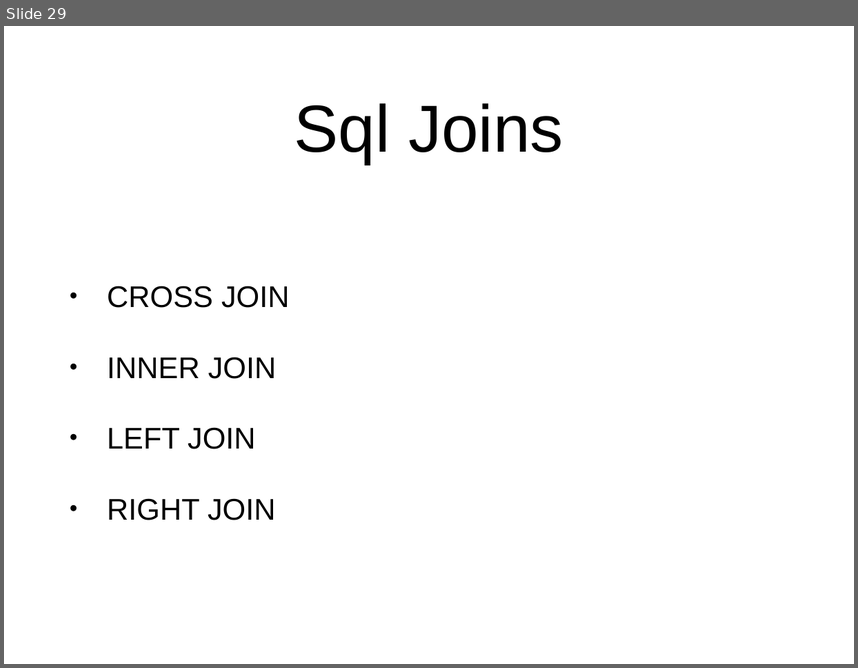
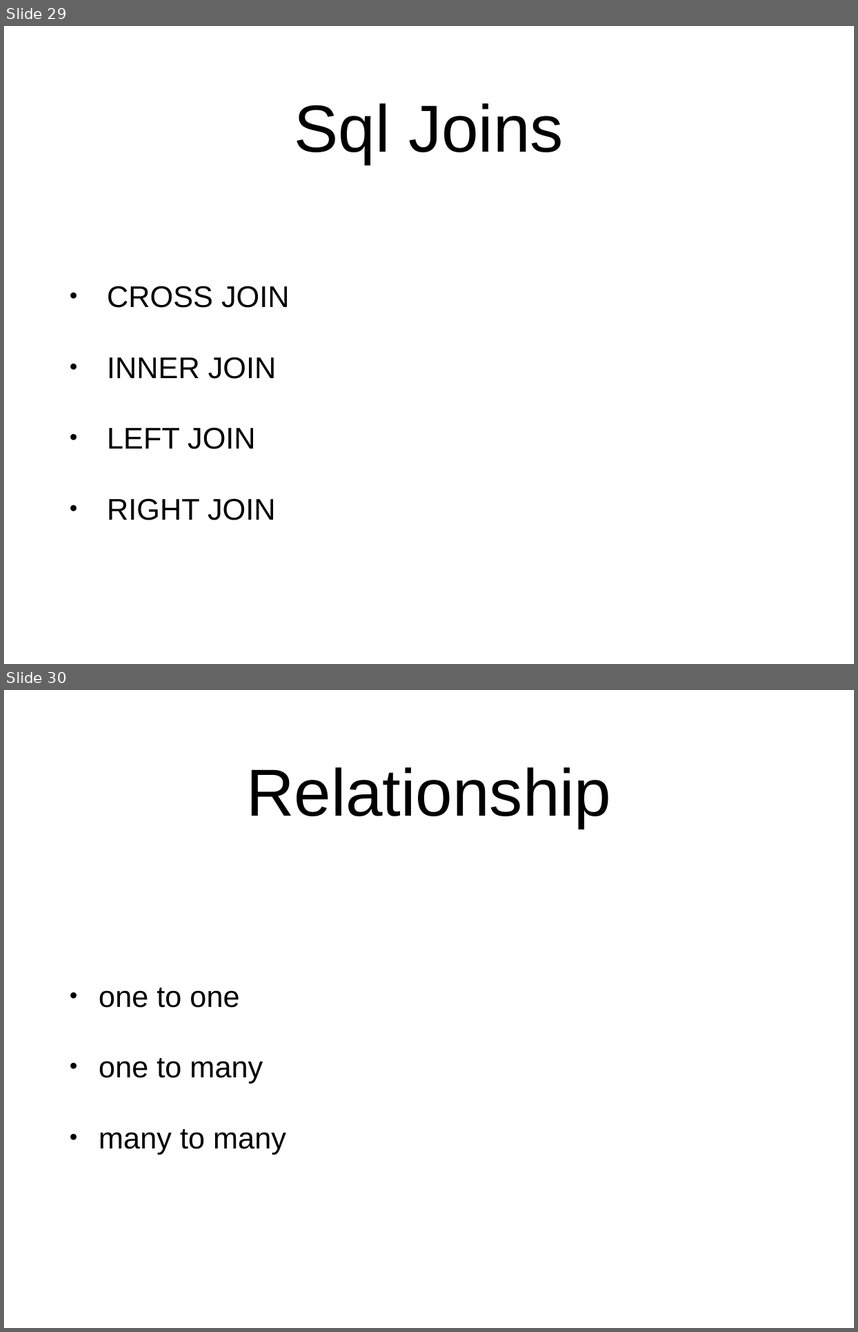
Before and after one commit to Roncy13/week-5, a slide deck: week-5.pptx. Shown one above the other, each under a label of ours: slide 29 before the commit, slides 29 and 30 after it. The pictures are 858x668 and 858x1332 pixels, drawn with LibreOffice and Linux fonts; fonts in the diff are those of the drawing. Boxes give left, top, right and bottom in pixels: in the first picture for what was removed or moved away, otherwise in the second. Text is boxed around its words. In the diff, an @@ line names an element or a change of style, - is before the commit and + after.

```diff
--- a/week-5.pptx
+++ b/week-5.pptx
@@ slide 30 added at [4, 690, 854, 1328], background #FFFFFF @@
@@ title added at [246, 767, 611, 828], 80 pt, text #000000 @@
+Relationship
@@ text added at [99, 987, 286, 1154], 36 pt, text #000000 @@
+• one to one
+• one to many
+• many to many
```
Also in this commit, not shown: 8 other slides added.
